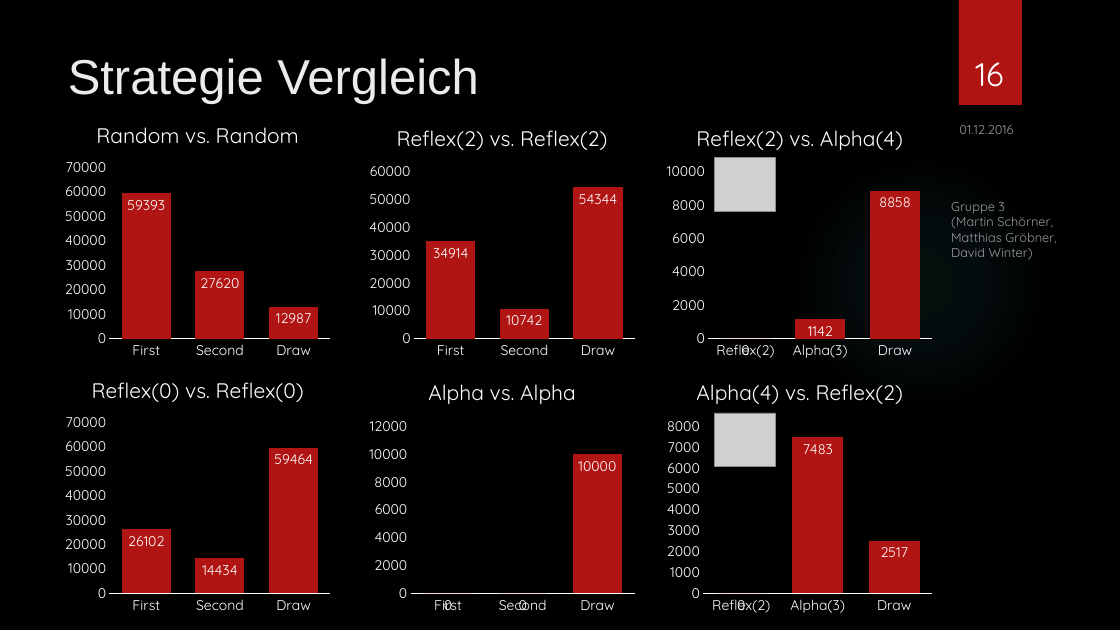
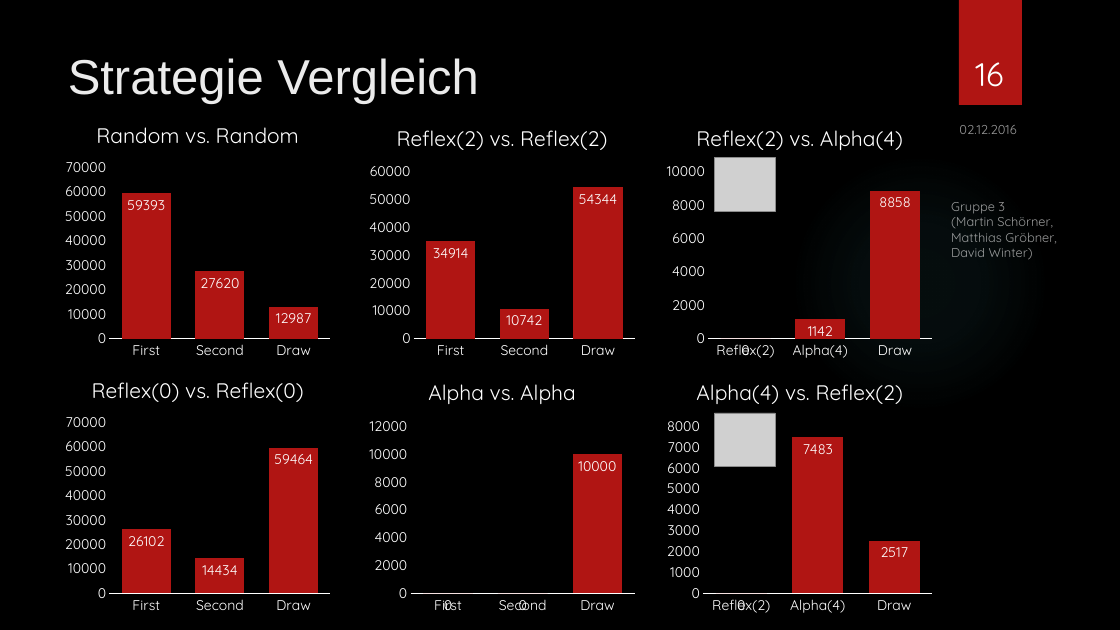
Before and after one commit to SOAS-Uni-Augsburg/ws16-17-group-03, a slide deck: slide 16 of Blatt-06/Präsentation.pptx. Drawn at 1120x630 pixels with LibreOffice and Linux fonts; fonts in the diff are those of the drawing; grey boxes stand for pictures; background and template pictures are left out. Boxes give left, top, right and bottom in pixels: in the first picture for what was removed or moved away, otherwise in the second. Text is boxed around its words. In the diff, an @@ line names an element or a change of style, - is before the commit and + after.

```diff
--- a/Blatt-06/Präsentation.pptx
+++ b/Blatt-06/Präsentation.pptx
@@ column chart at [661, 109, 938, 365] @@
-categories: Reflex(2), Alpha(3), Draw
+categories: Reflex(2), Alpha(4), Draw
@@ text at [959, 125, 1016, 134]: text changed @@
-01.12.2016
+02.12.2016
@@ column chart at [661, 364, 938, 619] @@
-categories: Reflex(2), Alpha(3), Draw
+categories: Reflex(2), Alpha(4), Draw
```
Also in this commit, not shown: 17 other slides changed, 2 other files.
